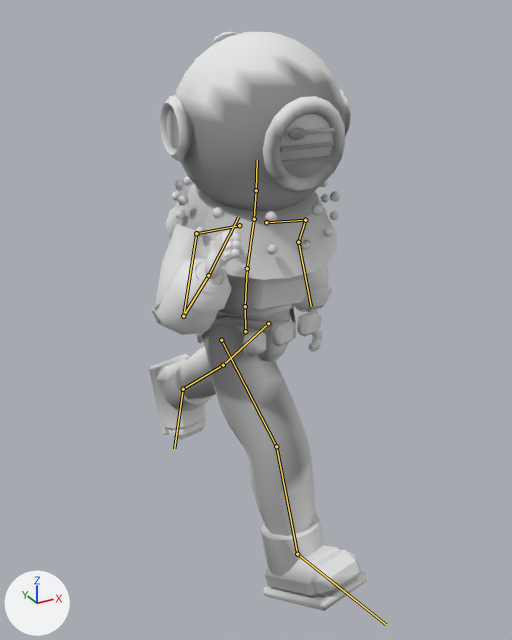
One commit to the glTF model game/assets/personagens/escafandro_01.glb: the scene before it, then after it.
Before and after are seen from a camera (50 mm lens) standing at (-1.11, -2.08, 1.96) and looking at (0.04, 0.0, 0.92). Lighting does not change. The marker at lower left points along +X, +Y and +Z. The older version comes first. Both versions are drawn at frame 12 of the action 'correr-loop'; the numbers are the values there. The bones that change, and the others that lie on the model, are drawn over the model as lines.

In view in the first picture: 'escafandro_01'.
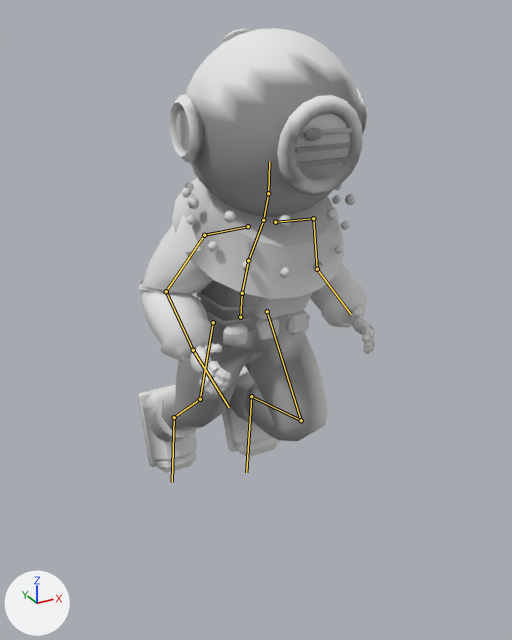
Changed parts and their boxes [x1, y1, x2, y2] in the pictures (512 x 640 px):
'escafandro_01', posed (8% wider, 23% shorter)
    before: [149, 32, 368, 611]
    after: [138, 28, 375, 473]
bone 'Hips', root to tip
    before: (245, 331) to (245, 306)
    after: (240, 317) to (242, 293)
bone 'LeftUpperLeg', root to tip
    before: (268, 323) to (223, 365)
    after: (267, 311) to (301, 420)
bone 'LeftLowerLeg', root to tip
    before: (223, 365) to (183, 389)
    after: (301, 420) to (251, 396)
bone 'LeftFoot', root to tip
    before: (183, 389) to (174, 448)
    after: (251, 396) to (246, 472)
bone 'RightUpperLeg', root to tip
    before: (221, 340) to (276, 446)
    after: (213, 322) to (200, 399)
bone 'RightFoot', root to tip
    before: (297, 554) to (386, 624)
    after: (174, 417) to (172, 482)
bone 'Spine', root to tip
    before: (245, 306) to (247, 268)
    after: (242, 293) to (248, 260)
bone 'Chest', root to tip
    before: (247, 268) to (253, 222)
    after: (248, 260) to (262, 223)
bone 'LeftUpperArm', root to tip
    before: (305, 220) to (298, 242)
    after: (313, 218) to (317, 269)
bone 'LeftLowerArm', root to tip
    before: (298, 242) to (311, 306)
    after: (317, 269) to (351, 314)
bone 'Neck', root to tip
    before: (254, 219) to (256, 190)
    after: (263, 220) to (268, 193)
bone 'Head', root to tip
    before: (256, 190) to (257, 160)
    after: (268, 193) to (269, 161)
bone 'RightUpperArm', root to tip
    before: (196, 233) to (183, 316)
    after: (204, 235) to (166, 291)
bone 'RightLowerArm', root to tip
    before: (183, 316) to (208, 275)
    after: (166, 291) to (193, 350)

The change in detail:
Bone 'Hips' (bone_hips) moves from (-0.006, -0.069, 0.0) to (-0.012, -0.021, -0.03).
Bone 'Hips' (bone_hips) turns from (0, 10, 1) to (8, -2, 0) degrees about its own x, y and z.
Bone 'LeftUpperLeg' (bone_leftupperleg) turns from (46, 0, 0) to (-47, 0, 0) degrees about its own x, y and z.
Bone 'LeftLowerLeg' (bone_leftlowerleg) turns from (6, 0, 0) to (115, 0, 0) degrees about its own x, y and z.
Bone 'LeftFoot' (bone_leftfoot) turns from (26, 0, 0) to (-8, 0, 0) degrees about its own x, y and z.
Bone 'RightUpperLeg' (bone_rightupperleg) turns from (-46, 0, 0) to (13, 0, 0) degrees about its own x, y and z.
Bone 'RightFoot' (bone_rightfoot) turns from (-13, 0, 0) to (21, 0, 0) degrees about its own x, y and z.
Bone 'Spine' (bone_spine) turns from (6, -5, 0) to (14, 0, 0) degrees about its own x, y and z.
Bone 'Chest' (bone_chest) turns from (10, -9, 0) to (10, 1, 0) degrees about its own x, y and z.
Bone 'LeftUpperArm' (bone_leftupperarm) turns from (-68, 39, 0) to (-66, -7, 0) degrees about its own x, y and z.
Bone 'LeftLowerArm' (bone_leftlowerarm) turns from (0, 0, -84) to (0, 0, -93) degrees about its own x, y and z.
Bone 'Neck' (bone_neck) turns from (-6, 0, 0) to (-12, 0, 0) degrees about its own x, y and z.
Bone 'Head' (bone_head) turns from (-6, 3, 0) to (-16, 0, 0) degrees about its own x, y and z.
Bone 'RightUpperArm' (bone_rightupperarm) turns from (-68, 39, 0) to (-66, 1, 0) degrees about its own x, y and z.
Bone 'RightLowerArm' (bone_rightlowerarm) turns from (0, 0, 117) to (0, 0, 91) degrees about its own x, y and z.
